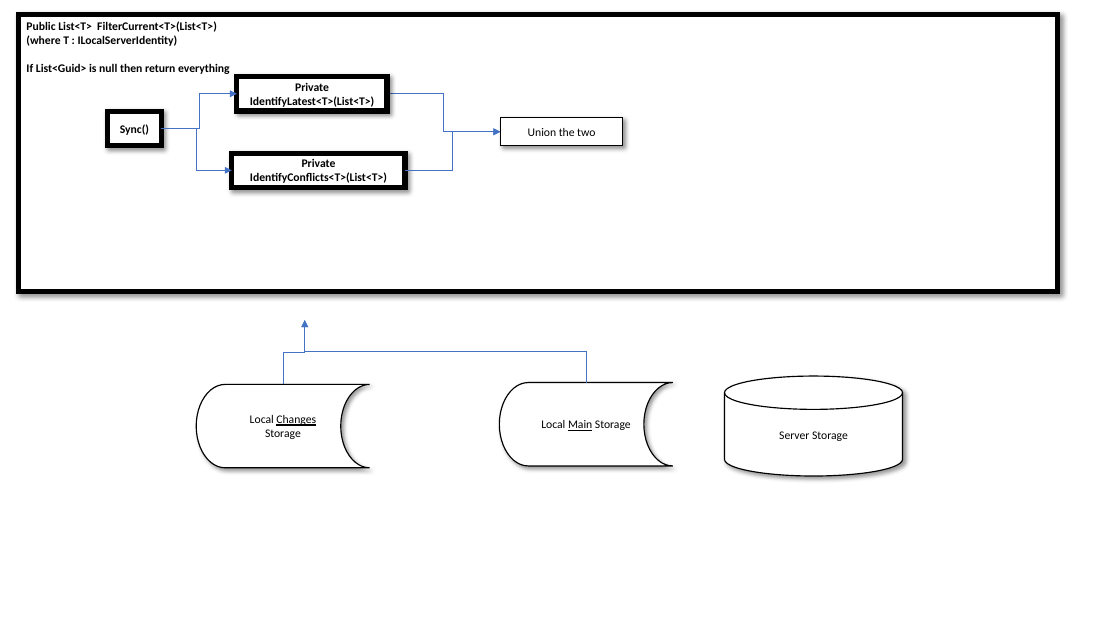
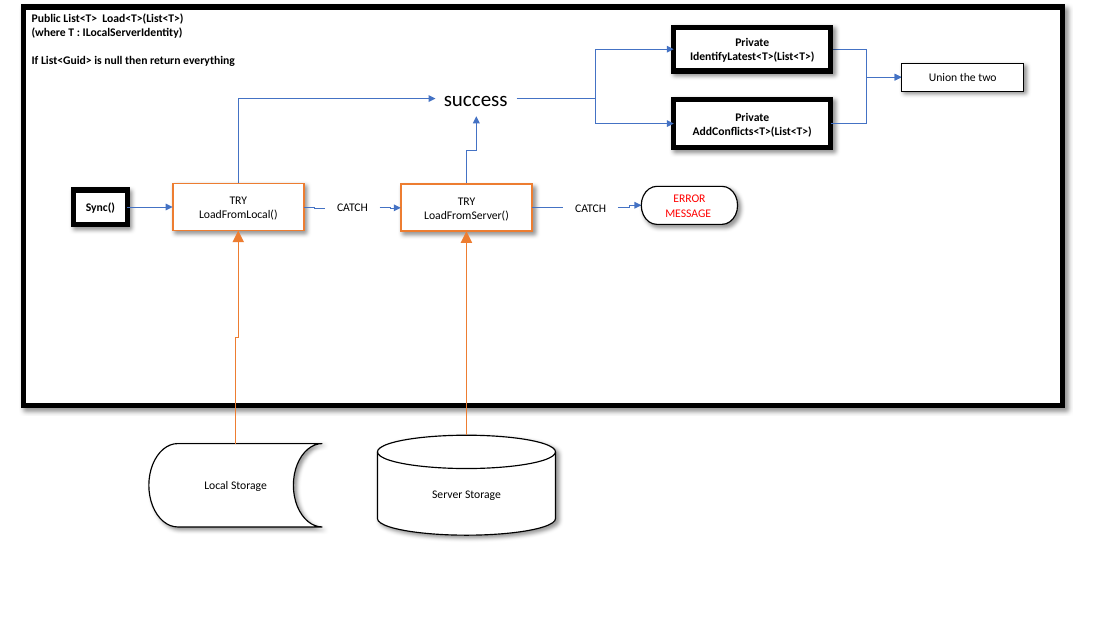
Before and after one commit to marklelapin/TheWhaddonShowClassLibrary, a slide deck: slide 3 of Planning Documents/Process Diagrams.pptx (slide 4 before the commit). Drawn at 1120x630 pixels with LibreOffice and Linux fonts; fonts in the diff are those of the drawing. Boxes give left, top, right and bottom in pixels: in the first picture for what was removed or moved away, otherwise in the second. Text is boxed around its words. In the diff, an @@ line names an element or a change of style, - is before the commit and + after.

```diff
--- a/Planning Documents/Process Diagrams.pptx
+++ b/Planning Documents/Process Diagrams.pptx
@@ rectangle "Public List<T> Load<T>(List<T>)": place and size @@
-rectangle "Public List<T> Load<T>(List<T>)" at (18,15,1058,292)
+rectangle "Public List<T> Load<T>(List<T>)" at (24,7,1063,406)
@@ text in rectangle at (32,13,183,24): text changed @@
-Public List<T> FilterCurrent<T>(List<T>)
+Public List<T> Load<T>(List<T>)
@@ rectangle "Private IdentifyLatest<T>(List<T>)": place and size @@
-rectangle "Private IdentifyLatest<T>(List<T>)" at (237,76,387,111)
+rectangle "Private IdentifyLatest<T>(List<T>)" at (674,28,831,71)
@@ elbow arrow moved from (586, 382) - (305, 320) to (517, 98) - (674, 50) @@
@@ elbow arrow moved from (387, 94) - (501, 132) to (831, 50) - (902, 77) @@
@@ elbow arrow moved from (405, 171) - (501, 132) to (831, 124) - (902, 77) @@
@@ rectangle "Union the two": place and size @@
-rectangle "Union the two" at (501,118,623,146)
+rectangle "Union the two" at (902,63,1024,92)
@@ elbow arrow moved from (161, 129) - (237, 94) to (239, 184) - (435, 98) @@
@@ text added at (444,96,508,106), 18 pt, text #000000 @@
+success
@@ elbow arrow moved from (161, 129) - (232, 171) to (466, 184) - (476, 117) @@
@@ elbow arrow added from (517, 98) to (674, 124), #4472C4 0.5 pt @@
@@ rectangle "Private AddConflicts<T>(List<T>)": place and size @@
-rectangle "Private AddConflicts<T>(List<T>)" at (232,153,405,187)
+rectangle "Private AddConflicts<T>(List<T>)" at (674,100,831,148)
@@ text in rectangle at (693,113,812,137): text changed @@
-Private IdentifyConflicts<T>(List<T>)
+Private AddConflicts<T>(List<T>)
@@ rectangle "Sync()": place and size @@
-rectangle "Sync()" at (108,112,161,146)
+rectangle "Sync()" at (74,190,128,224)
@@ elbow arrow added from (127, 208) to (173, 208), #4472C4 0.5 pt @@
@@ rectangle added at (173,184,304,231), fill #FFFFFF, outline #ED7D31 1.5 pt, 10 pt, text #000000 @@
+TRY
+LoadFromLocal()
@@ elbow line added from (304, 208) to (325, 208), #4472C4 0.5 pt @@
@@ text added at (337,203,368,211), 10 pt, text #000000 @@
+CATCH
@@ elbow arrow added from (380, 208) to (401, 208), #4472C4 0.5 pt @@
@@ rectangle added at (401,184,532,231), fill #FFFFFF, outline #ED7D31 1.5 pt, 10 pt, text #000000 @@
+TRY
+LoadFromServer()
@@ elbow line added from (533, 208) to (564, 208), #4472C4 0.5 pt @@
@@ text added at (575,204,606,212), 10 pt, text #000000 @@
+CATCH
@@ elbow arrow added from (618, 208) to (642, 205), #4472C4 0.5 pt @@
@@ pill shape added at (642,187,739,224), fill #FFFFFF, outline #000000 1 pt, 10 pt, text #FF0000 @@
+ERROR MESSAGE
@@ elbow arrow added from (235, 444) to (239, 231), #ED7D31 0.5 pt @@
@@ elbow arrow added from (466, 435) to (466, 231), #ED7D31 0.5 pt @@
@@ elbow arrow removed from (283, 385) to (305, 320) @@
@@ flow chart online storage removed at (500,382,673,465) @@
-Local Main Storage
@@ flow chart online storage "Local Storage": place and size @@
-flow chart online storage "Local Storage" at (197,385,370,468)
+flow chart online storage "Local Storage" at (149,444,322,527)
@@ cylinder "Server Storage": place and size @@
-cylinder "Server Storage" at (724,376,902,476)
+cylinder "Server Storage" at (377,435,555,535)
@@ text in flow chart online storage at (204,481,267,491): text changed @@
-Local Changes Storage
+Local Storage
```
Also in this commit, not shown: 2 other slides changed, 1 slide removed, 8 other files.
